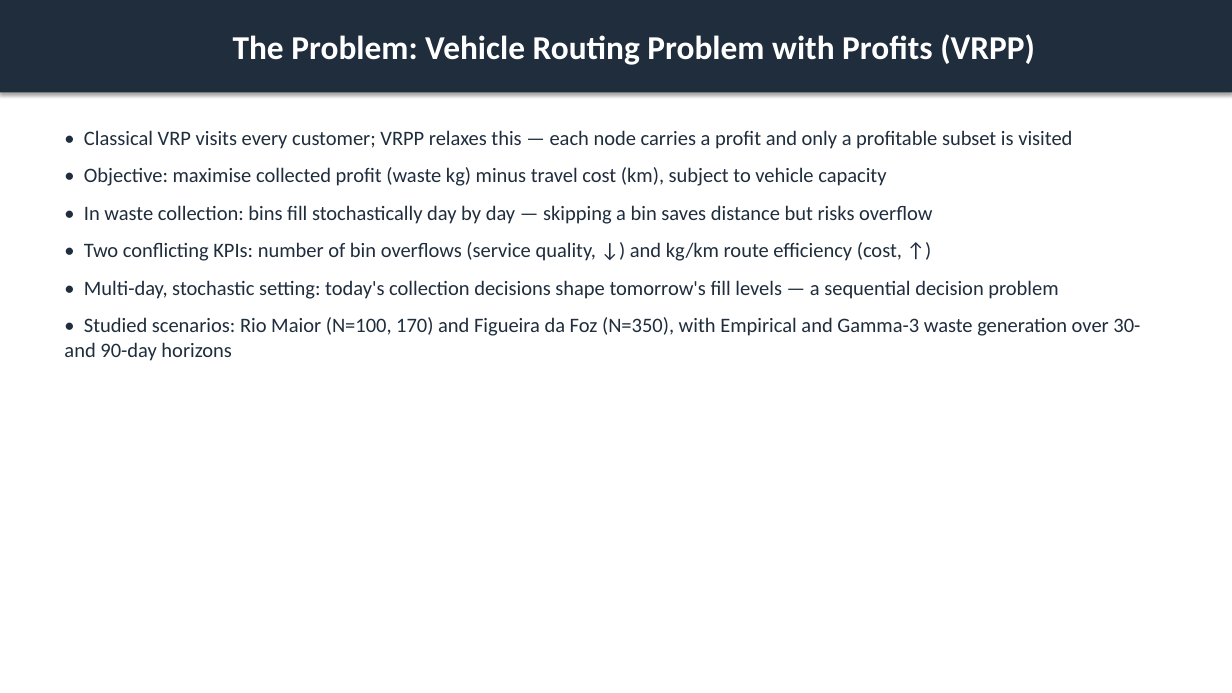
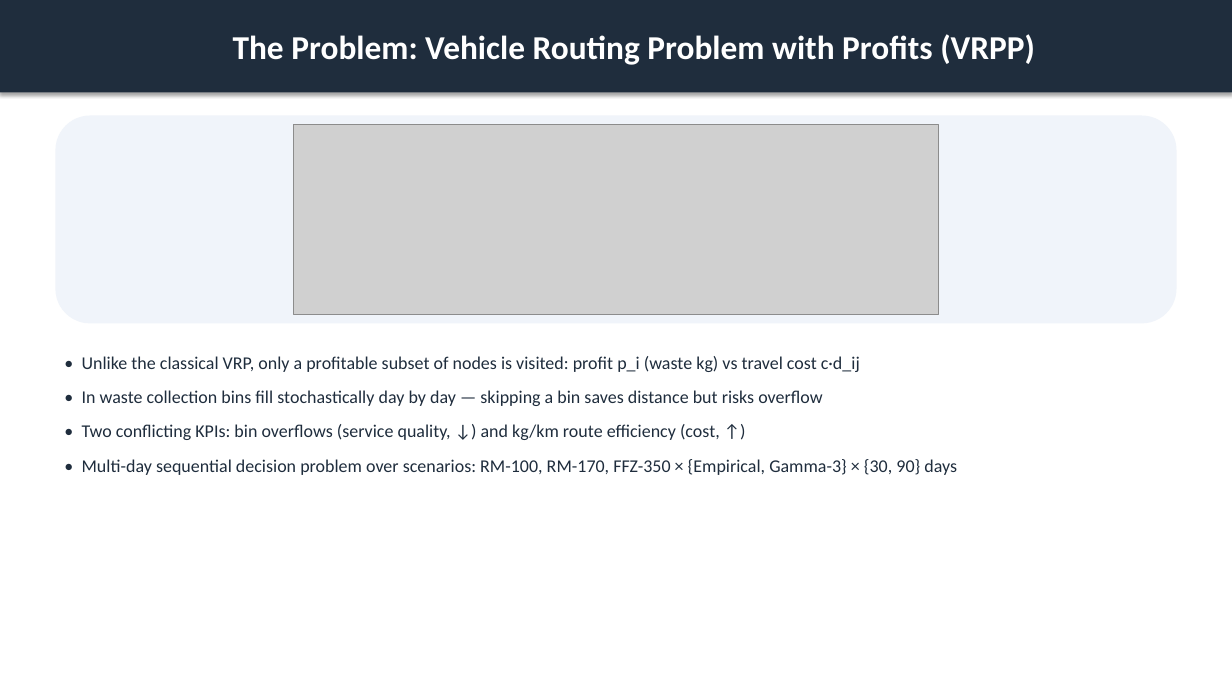
Before and after one commit to ACFHarbinger/WSmartPlus-Route, a slide deck: slide 3 of assets/windows/wsmart_route_results.pptx. Drawn at 1232x693 pixels with LibreOffice and Linux fonts; fonts in the diff are those of the drawing; grey boxes stand for pictures. Boxes give left, top, right and bottom in pixels: in the first picture for what was removed or moved away, otherwise in the second. Text is boxed around its words. In the diff, an @@ line names an element or a change of style, - is before the commit and + after.

```diff
--- a/assets/windows/wsmart_route_results.pptx
+++ b/assets/windows/wsmart_route_results.pptx
@@ rounded rectangle added at <box>55,116,1177,323</box>, fill #F0F4FA @@
@@ picture added at <box>293,125,939,314</box> @@
@@ text at <box>82,356,957,475</box>: text changed; size 16 to 14 pt @@
-• Classical VRP visits every customer; VRPP relaxes this — each node carries a profit and only a profitable subset is visited
-• Objective: maximise collected profit (waste kg) minus travel cost (km), subject to vehicle capacity
-• In waste collection: bins fill stochastically day by day — skipping a bin saves distance but risks overflow
-• Two conflicting KPIs: number of bin overflows (service quality, ↓) and kg/km route efficiency (cost, ↑)
-• Multi-day, stochastic setting: today's collection decisions shape tomorrow's fill levels — a sequential decision problem
-• Studied scenarios: Rio Maior (N=100, 170) and Figueira da Foz (N=350), with Empirical and Gamma-3 waste generation over 30- and 90-day horizons
+• Unlike the classical VRP, only a profitable subset of nodes is visited: profit p_i (waste kg) vs travel cost c·d_ij
+• In waste collection bins fill stochastically day by day — skipping a bin saves distance but risks overflow
+• Two conflicting KPIs: bin overflows (service quality, ↓) and kg/km route efficiency (cost, ↑)
+• Multi-day sequential decision problem over scenarios: RM-100, RM-170, FFZ-350 × {Empirical, Gamma-3} × {30, 90} days
```
Also in this commit, not shown: 17 other slides changed, 17 other files.
